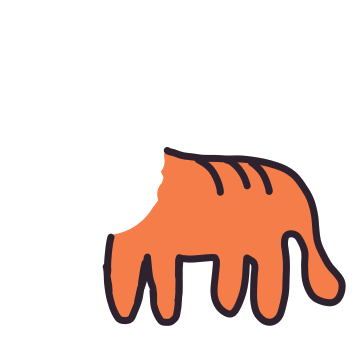
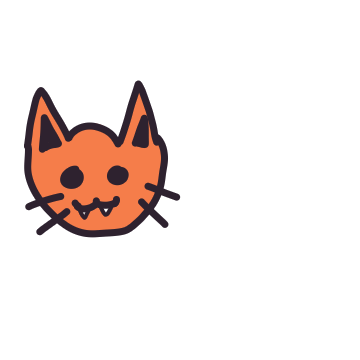
Revision of a layered (360, 360) image; what changed, layer by layer:
showed "Paint Layer 3" over left=24, top=80, right=192, bottom=256
hid "Paint Layer 4", painted on it over left=48, top=126, right=346, bottom=326
showed "Copy of Paint Layer 5" over left=24, top=80, right=346, bottom=326
hid "Paint Layer 5" over left=24, top=80, right=346, bottom=326
